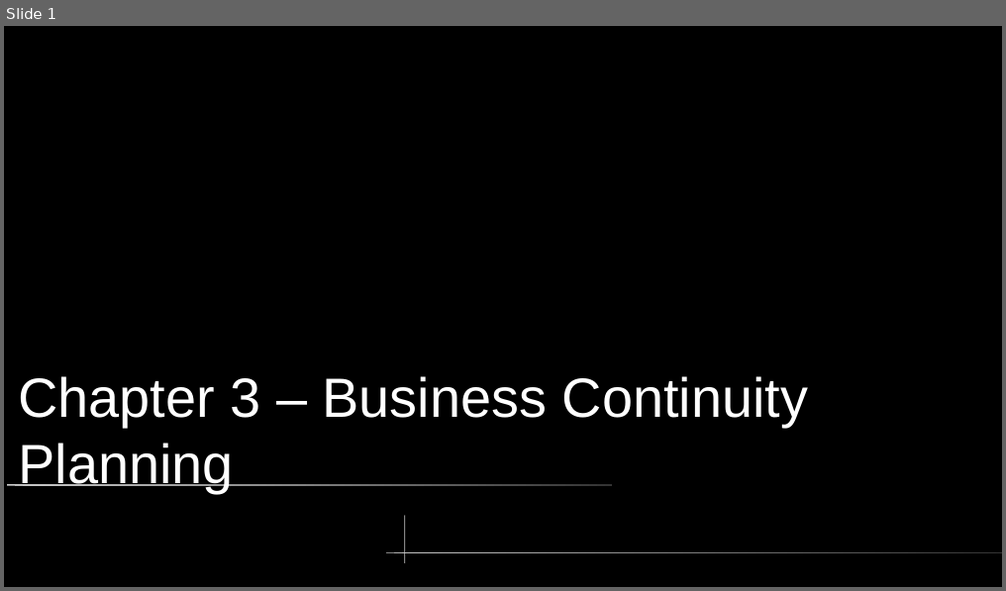
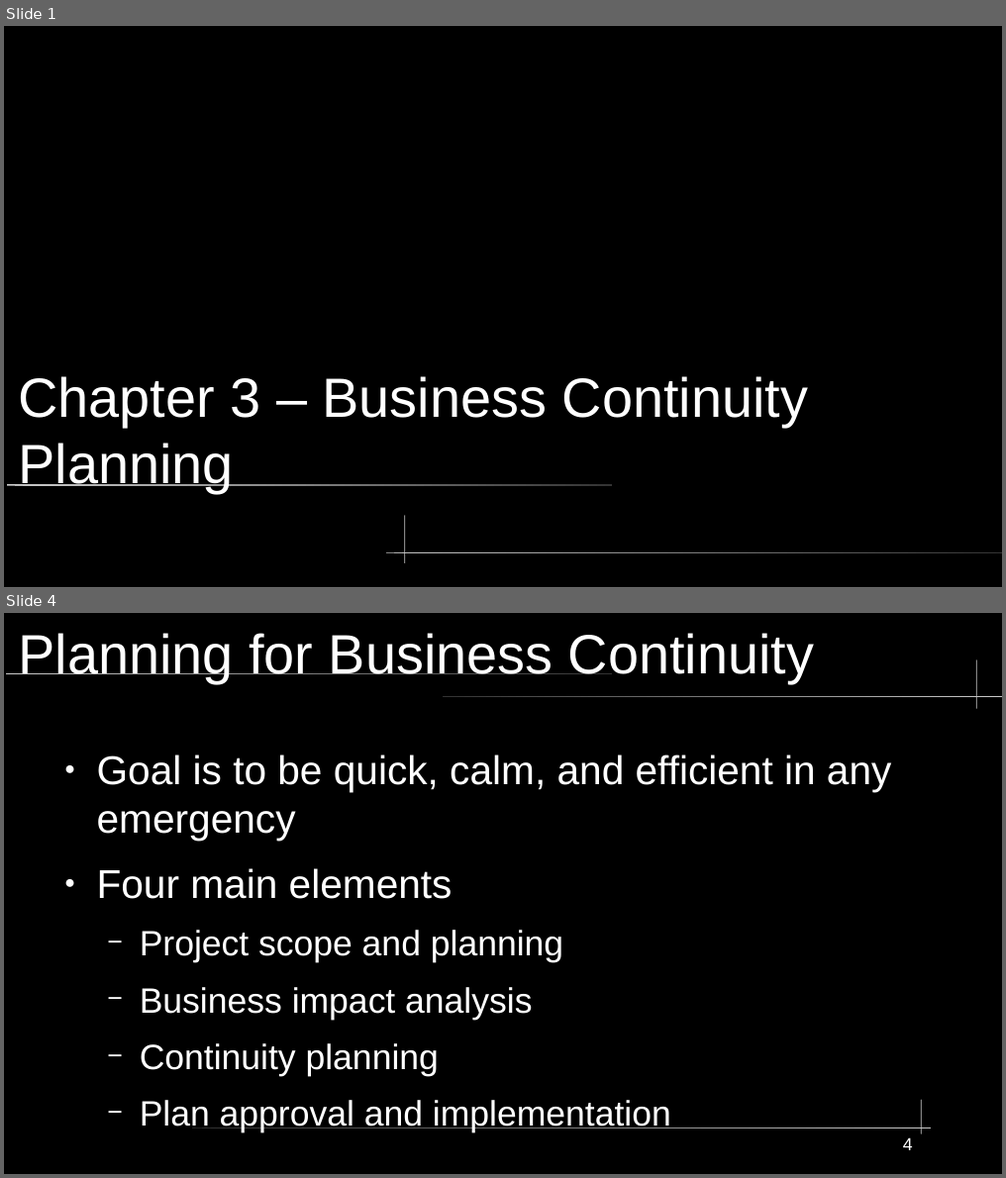
Before and after one commit to City-Colleges-of-Chicago-Cybersecurity/COMPSFI-214, a slide deck: 2026/Spring/powerpoints/Chatper-03-Business-Continuity-Planning.odp. Shown one above the other, each under a label of ours: slide 1 before the commit, slides 1 and 4 after it; the slides between them are not shown. The pictures are 1006x591 and 1006x1178 pixels, drawn with LibreOffice and Linux fonts; fonts in the diff are those of the drawing. Boxes give left, top, right and bottom in pixels: in the first picture for what was removed or moved away, otherwise in the second. Text is boxed around its words. In the diff, an @@ line names an element or a change of style, - is before the commit and + after.

```diff
--- a/2026/Spring/powerpoints/Chatper-03-Business-Continuity-Planning.odp
+++ b/2026/Spring/powerpoints/Chatper-03-Business-Continuity-Planning.odp
@@ slide 4 added at [4,613,1002,1174], background #000000 @@
@@ title added at [18,633,814,683], 44 pt, text #FFFFFF @@
+Planning for Business Continuity
@@ freeform shape added at [976,661,977,709], fill #CCCCCC @@
@@ rounded rectangle added at [6,672,612,674], fill gradient #CCCCCC to #333333 @@
@@ rounded rectangle added at [444,696,1002,697], fill gradient #333333 to #CCCCCC @@
@@ text added at [97,755,892,1133], 28 pt, text #FFFFFF @@
+● Goal is to be quick, calm, and efficient in any emergency
+● Four main elements
+  − Project scope and planning
+  − Business impact analysis
+  − Continuity planning
+  − Plan approval and implementation
@@ freeform shape added at [922,1100,923,1135], fill #CCCCCC @@
@@ rounded rectangle added at [192,1128,932,1129], fill gradient #333333 to #CCCCCC @@
@@ page number added at [903,1138,913,1151], 14 pt, text #FFFFFF @@
+4
```
Also in this commit, not shown: 7 other slides added, 7 slides removed.
